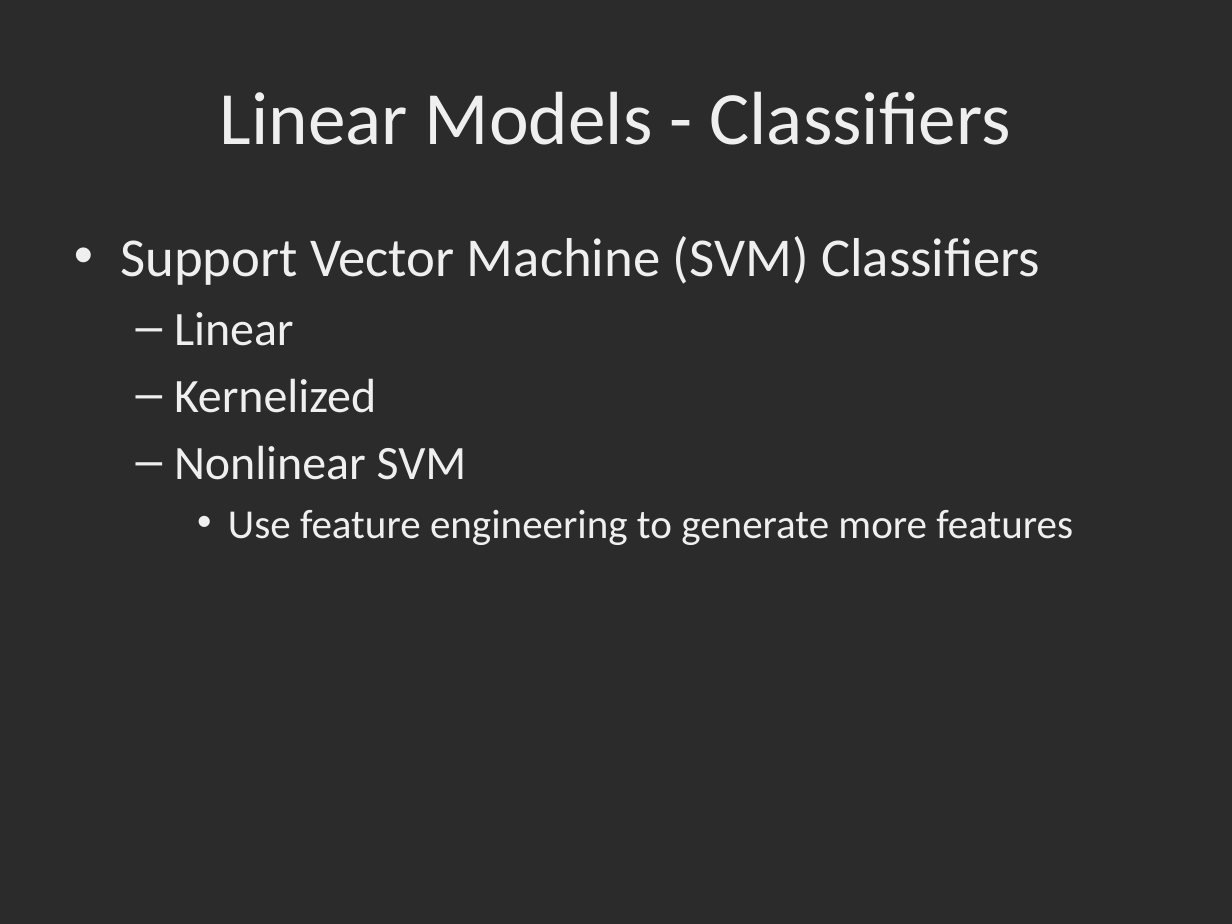
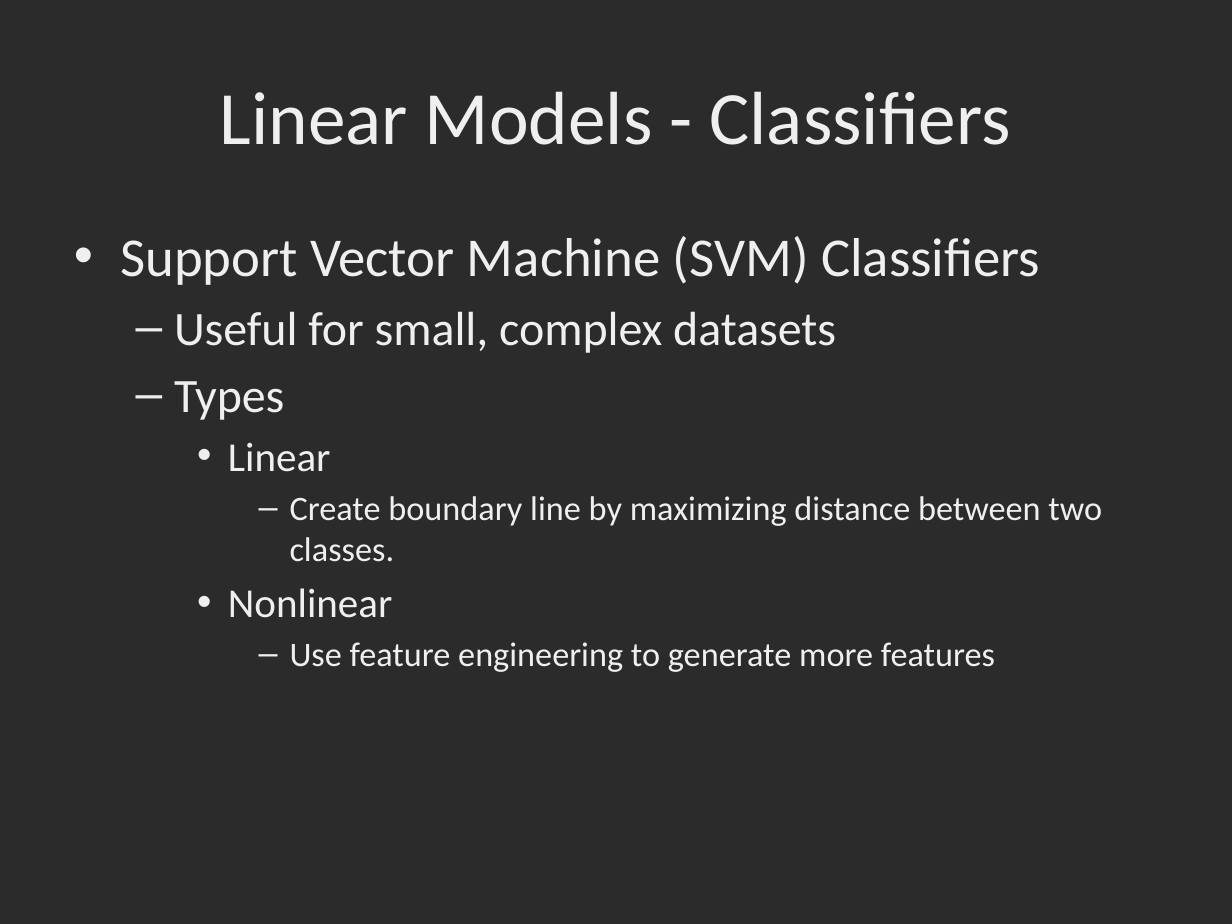
Before and after one commit to dbowmans46/PracticalProgramming, a slide deck: slide 71 of Session 7 - Python/Instructional Material/Session 7 - Python Brief Intro to Machine Learning with Scikit Learn.pptx. Drawn at 1232x924 pixels with LibreOffice and Linux fonts; fonts in the diff are those of the drawing; background and template pictures are left out; a plain dark background stands for a picture behind light text. Boxes give left, top, right and bottom in pixels: in the first picture for what was removed or moved away, otherwise in the second. Text is boxed around its words. In the diff, an @@ line names an element or a change of style, - is before the commit and + after.

Commit message:
Updated linear SVM slides, added nonlinear SVM slides, updated SVM code, added RBF SVM kernel example.

```diff
--- a/Session 7 - Python/Instructional Material/Session 7 - Python Brief Intro to Machine Learning with Scikit Learn.pptx
+++ b/Session 7 - Python/Instructional Material/Session 7 - Python Brief Intro to Machine Learning with Scikit Learn.pptx
@@ text at (x1=174, y1=311, x2=836, y2=420): paragraphs added @@
+  – Useful for small, complex datasets
+  – Types
@@ text at (x1=228, y1=443, x2=995, y2=672): size 28 to 24 pt in "Linear"; size 24 to 20 pt in "Use feature engineering to generate more features"; bullet – to •; list level 2 to 3 in "Linear"; bullet • to –; list level 3 to 4 in "Use feature engineering to generate ..." @@
@@ text at (x1=228, y1=496, x2=1102, y2=618): text changed; size 28 to 20 pt @@
-  – Kernelized
-  – Nonlinear SVM
+      – Create boundary line by maximizing distance between two classes.
+    • Nonlinear
```
Also in this commit, not shown: 7 other slides changed, 16 slides added, 1 other file.
